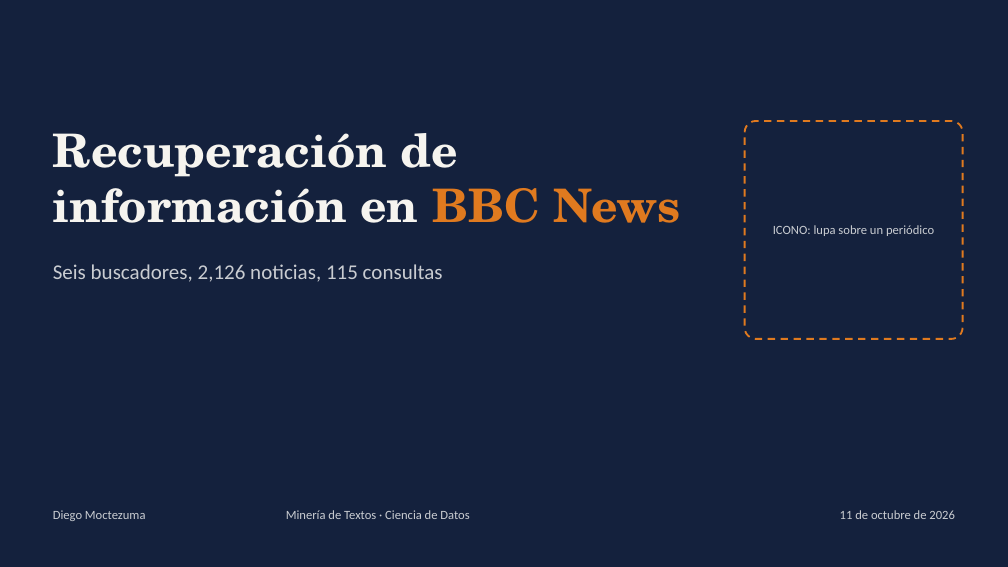
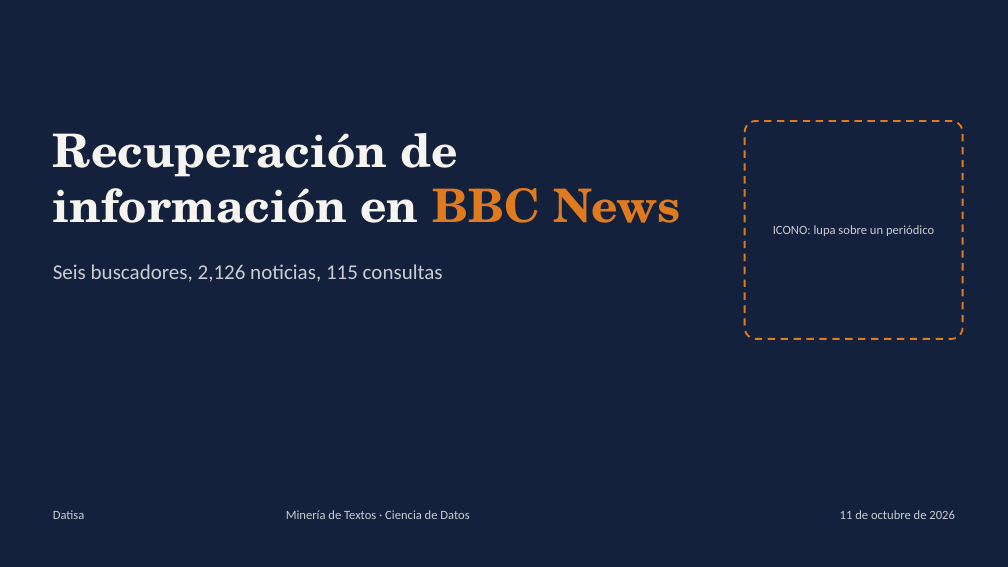
Before and after one commit to DiegoMoctezuma/Recuperaci-nInformaci-n, a slide deck: slide 1 of presentacion/salida/presentacion_final.pptx. Drawn at 1008x567 pixels with LibreOffice and Linux fonts; fonts in the diff are those of the drawing. Boxes give left, top, right and bottom in pixels: in the first picture for what was removed or moved away, otherwise in the second. Text is boxed around its words. In the diff, an @@ line names an element or a change of style, - is before the commit and + after.

```diff
--- a/presentacion/salida/presentacion_final.pptx
+++ b/presentacion/salida/presentacion_final.pptx
@@ text at (53,510,85,519): text changed @@
-Diego Moctezuma
+Datisa
```
Also in this commit, not shown: 40 other files.
